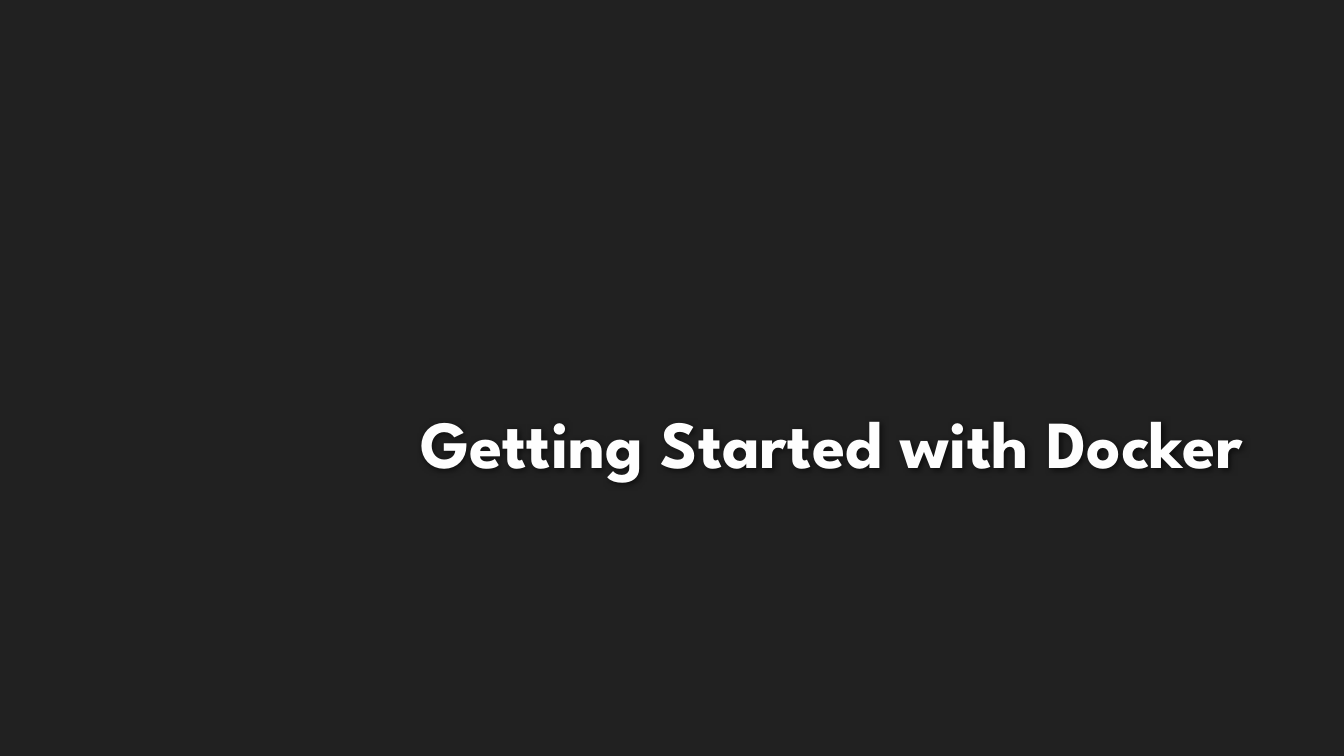
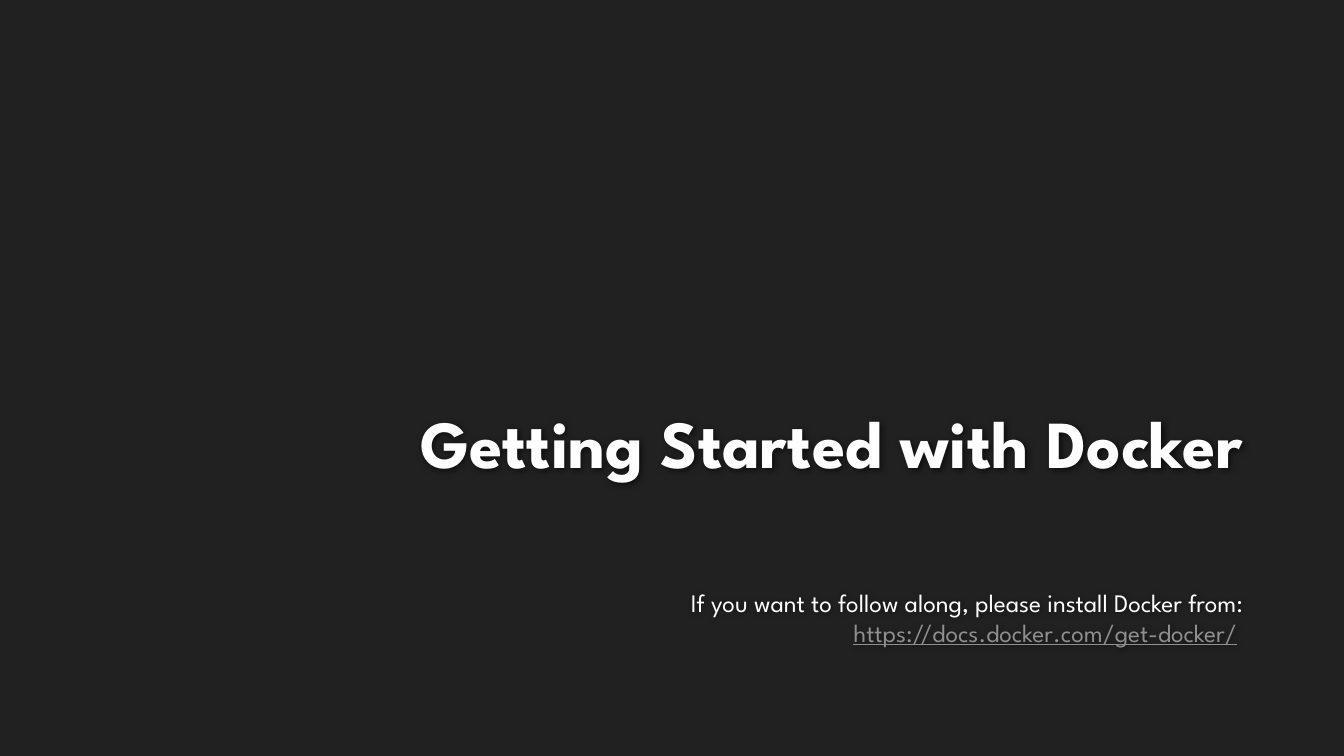
Before and after one commit to kertox662/jamhacks6-workshop-reference, a slide deck: slide 9 of intro-docker/presentation/intro-to-docker.pptx. Drawn at 1344x756 pixels with LibreOffice and Linux fonts; fonts in the diff are those of the drawing; background and template pictures are left out. Boxes give left, top, right and bottom in pixels: in the first picture for what was removed or moved away, otherwise in the second. Text is boxed around its words. In the diff, an @@ line names an element or a change of style, - is before the commit and + after.

Commit message:
Docker: Presentation and README

```diff
--- a/intro-docker/presentation/intro-to-docker.pptx
+++ b/intro-docker/presentation/intro-to-docker.pptx
@@ text added at (691,594,1243,648), 18 pt, text #FFFFFF @@
+If you want to follow along, please install Docker from:
+https://docs.docker.com/get-docker/
```
Also in this commit, not shown: 12 slides added, 1 other file.
